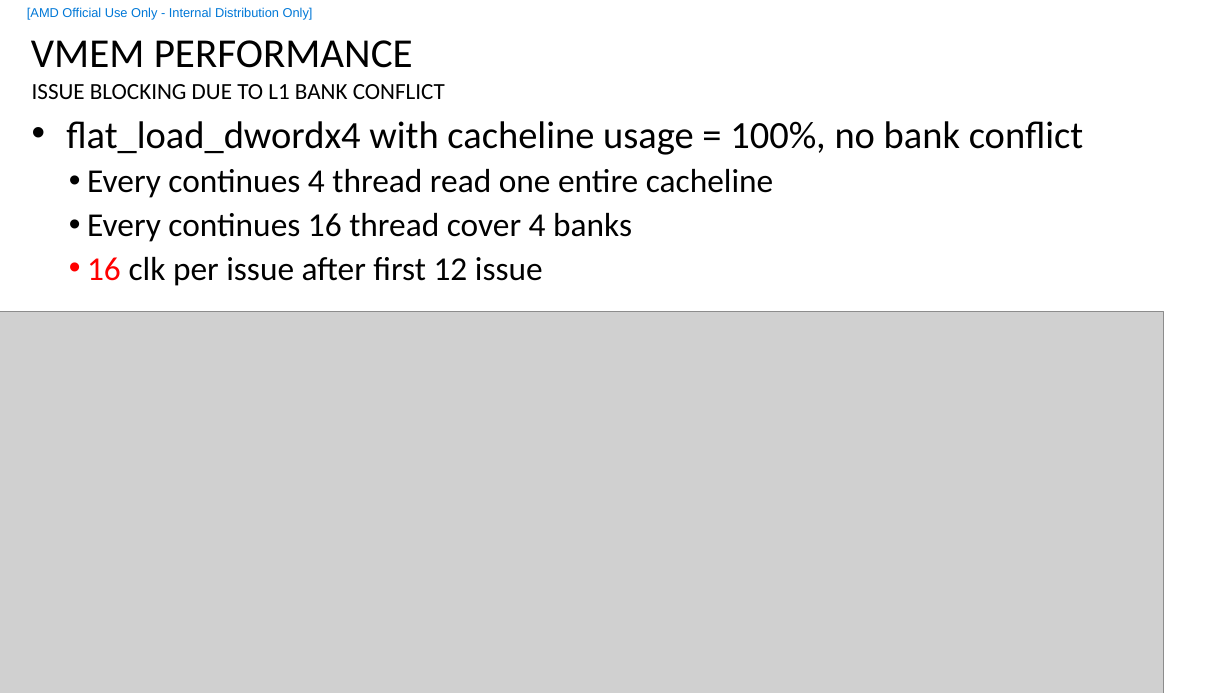
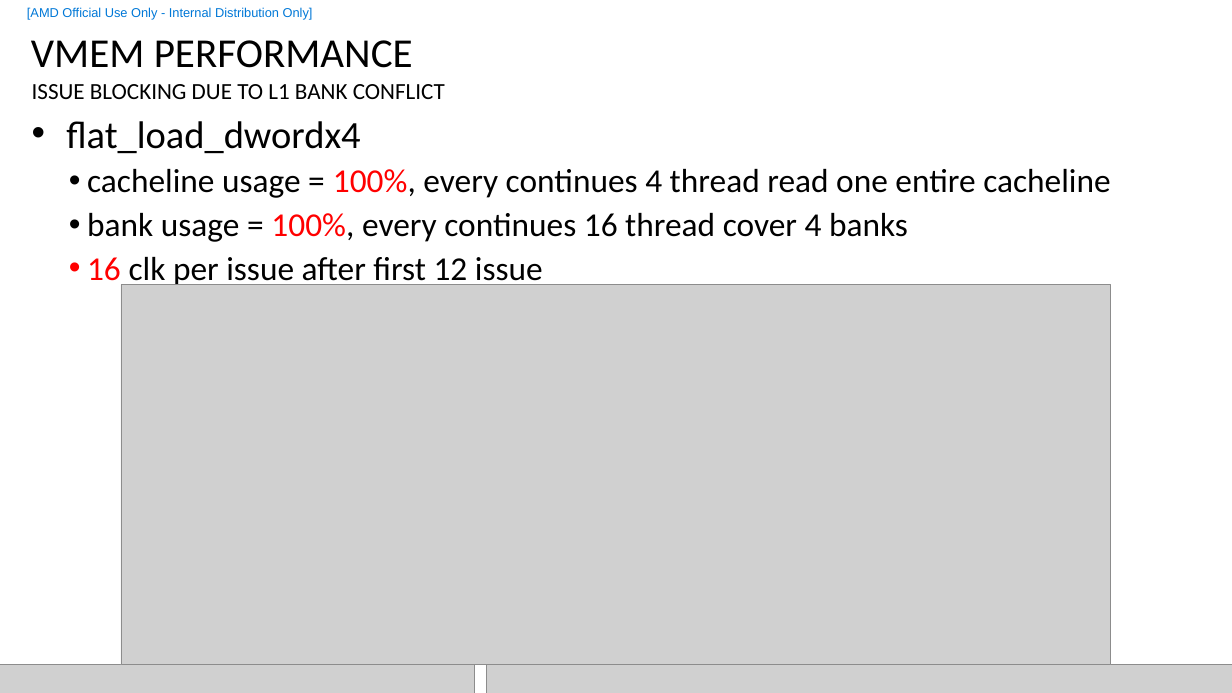
Before and after one commit to feifei14119/rocm_start_sample, a slide deck: slide 8 of vmemL1Bank/vmem_l1_bank.pptx (slide 5 before the commit). Drawn at 1232x693 pixels with LibreOffice and Linux fonts; fonts in the diff are those of the drawing; grey boxes stand for pictures; background and template pictures are left out. Boxes give left, top, right and bottom in pixels: in the first picture for what was removed or moved away, otherwise in the second. Text is boxed around its words. In the diff, an @@ line names an element or a change of style, - is before the commit and + after.

```diff
--- a/vmemL1Bank/vmem_l1_bank.pptx
+++ b/vmemL1Bank/vmem_l1_bank.pptx
@@ text at (x1=66, y1=121, x2=1110, y2=242): text changed @@
-• flat_load_dwordx4 with cacheline usage = 100%, no bank conflict
-  • Every continues 4 thread read one entire cacheline
-  • Every continues 16 thread cover 4 banks
+• flat_load_dwordx4
+  • cacheline usage = 100%, every continues 4 thread read one entire cacheline
+  • bank usage = 100%, every continues 16 thread cover 4 banks
@@ picture resized from (x1=0, y1=311, x2=1164, y2=693) to (x1=121, y1=285, x2=1111, y2=665) @@
@@ picture added at (x1=0, y1=665, x2=474, y2=693) @@
@@ page number added at (x1=22, y1=664, x2=36, y2=686), 9 pt, text #FFFFFF @@
+8
@@ picture added at (x1=486, y1=665, x2=1232, y2=693) @@
```
Also in this commit, not shown: 3 other slides changed, 10 slides added, 16 other files.
